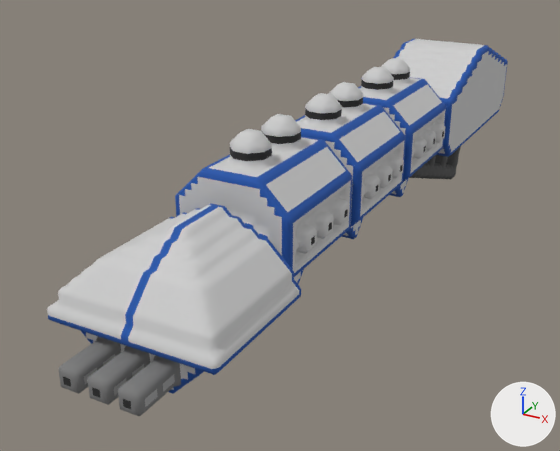
Two versions of the OBJ model src/jsMain/resources/meshes/diadochi-4-charybdis-class.obj, one commit apart.
The view is the same before and after, from a 50 mm lens placed at (48.5, -114.7, 42.1), pointed at (-9.4, -9.2, -10.6). The axes (+X, +Y, +Z) are drawn at lower right. The lights are the same throughout. Where no turn or scale is listed for an object, it has been applied to the vertices.

The first picture shows 'diadochi-4-charybdis-class'.
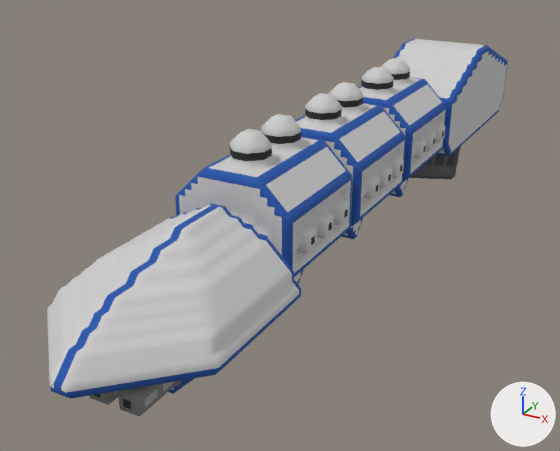
The newer file is also turned or shifted as a whole; pictures and numbers use the older file's frame.

The change, as a list of edits to the scene's bpy script:
```text
Change me_diadochi_4_charybdis_class:
    used by ob_diadochi_4_charybdis_class; location = (0.0, 0.0, 0.0)
    remove me_diadochi_4_charybdis_class.from_pydata(...)  # 17806 vertices, 35620 faces; spans x -11.5..11.5, y -65.6..69.4, z -21.2..13.8
    add me_diadochi_4_charybdis_class.from_pydata(...)  # 18337 vertices, 36682 faces; spans x -11.5..11.5, y -70.6..69.4, z -21.2..13.8
    me_diadochi_4_charybdis_class part 1: 84 vertices moved from x -10.0..10.0, y -60.6..-52.6, z -2.7..5.3 to x -10.5..10.5, y -69.1..-53.1, z -3.2..5.8; 234 vertices removed from x -10.5..10.5, y -60.6..-41.1, z -3.2..5.3; 765 vertices added at x -10.5..10.5, y -70.6..-40.3, z -3.5..5.8
    me_diadochi_4_charybdis_class part 2: 232 kept faces spanning x -10.5..10.5, y -68.1..-42.6, z -3.5..-3.2 get new texture (UV) coordinates
```

Boxes (x1, y1, x2, y2) around the edits, measured in the pictures (560 x 451 px):
part 1 of me_diadochi_4_charybdis_class, built on
    before: (47, 238, 219, 375)
    after: (47, 238, 215, 399)
part 2 of me_diadochi_4_charybdis_class, surface changed
    before: (70, 297, 202, 371)
